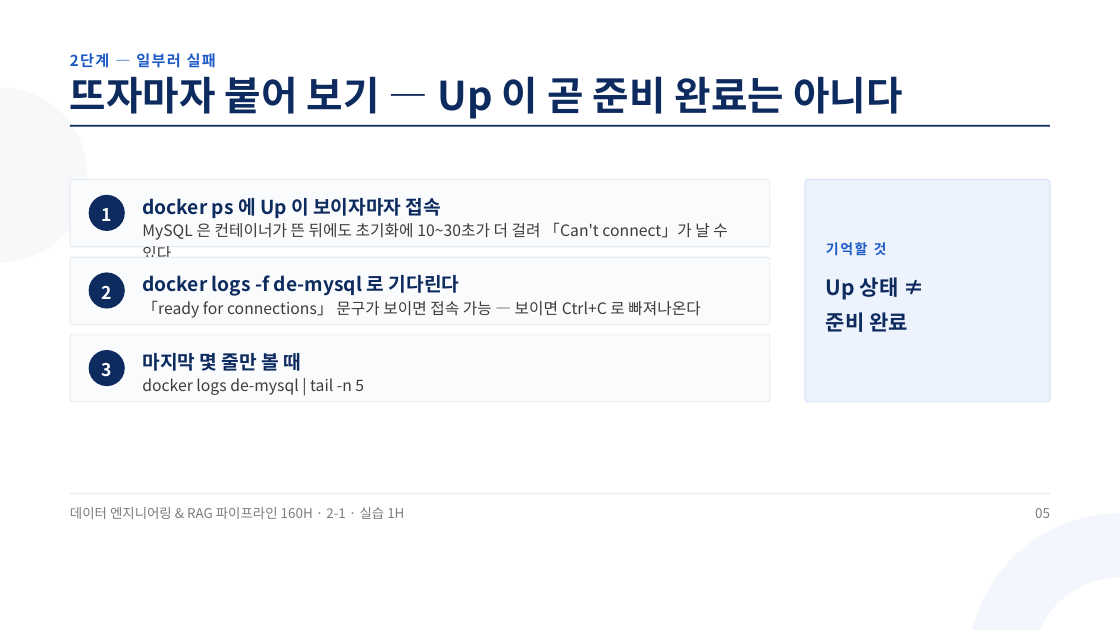
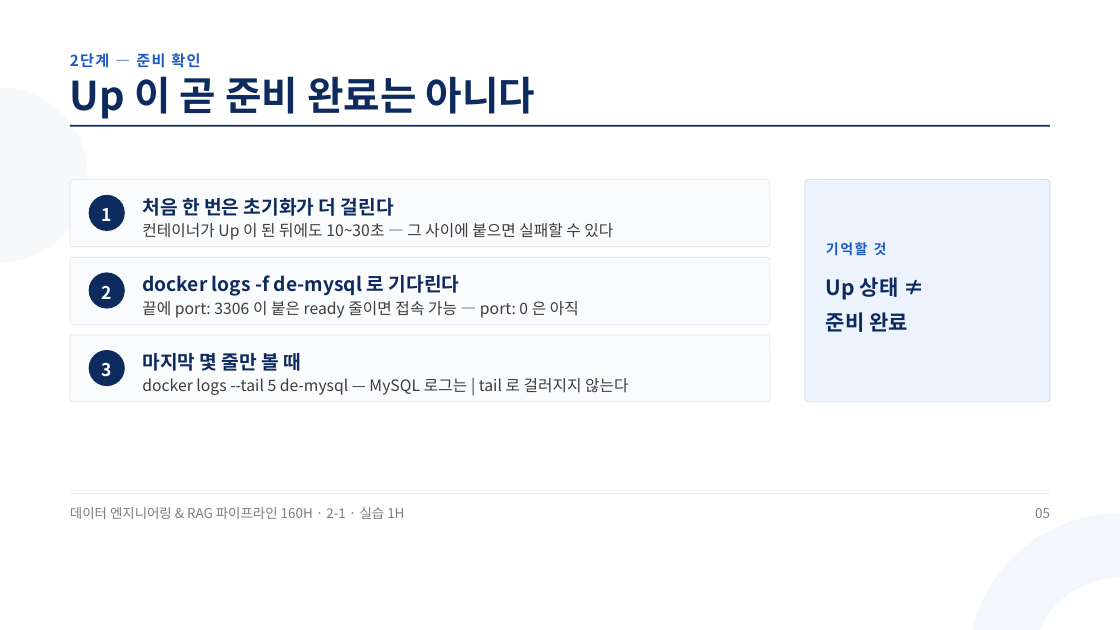
Before and after one commit to aebonlee/materials, a slide deck: slide 5 of data-eng/decks/w2d1s2.pptx. Drawn at 1120x630 pixels with LibreOffice and Linux fonts; fonts in the diff are those of the drawing. Boxes give left, top, right and bottom in pixels: in the first picture for what was removed or moved away, otherwise in the second. Text is boxed around its words. In the diff, an @@ line names an element or a change of style, - is before the commit and + after.

```diff
--- a/data-eng/decks/w2d1s2.pptx
+++ b/data-eng/decks/w2d1s2.pptx
@@ text at <box>70,53,200,68</box>: text changed @@
-2단계 — 일부러 실패
+2단계 — 준비 확인
@@ text at <box>70,76,535,119</box>: text changed @@
-뜨자마자 붙어 보기 — Up 이 곧 준비 완료는 아니다
+Up 이 곧 준비 완료는 아니다
@@ text at <box>142,198,394,216</box>: text changed @@
-docker ps 에 Up 이 보이자마자 접속
+처음 한 번은 초기화가 더 걸린다
@@ text at <box>142,223,613,240</box>: text changed @@
-MySQL 은 컨테이너가 뜬 뒤에도 초기화에 10~30초가 더 걸려 「Can't connect」가 날 수 있다
+컨테이너가 Up 이 된 뒤에도 10~30초 — 그 사이에 붙으면 실패할 수 있다
@@ text at <box>142,301,579,318</box>: text changed @@
-「ready for connections」 문구가 보이면 접속 가능 — 보이면 Ctrl+C 로 빠져나온다
+끝에 port: 3306 이 붙은 ready 줄이면 접속 가능 — port: 0 은 아직
@@ text at <box>142,378,628,395</box>: text changed @@
-docker logs de-mysql | tail -n 5
+docker logs --tail 5 de-mysql — MySQL 로그는 | tail 로 걸러지지 않는다
```
Also in this commit, not shown: 4 other slides changed, 26 other files.
